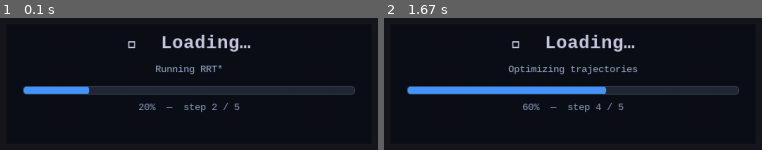
Above: before the commit, frames 1-2 (left to right).
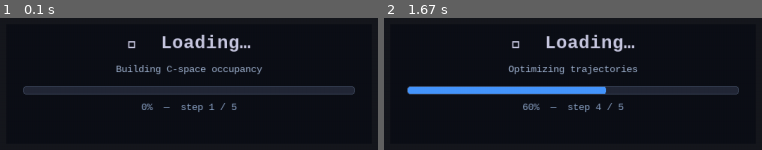
Above: after the commit, the same moments.

Repository: alexandrelheinen/arco
Game: pygame game, started from tools/simulator/main/rr.py
Same seed, same stepped clock (60 frames per second), same inputs: the game is played once before the commit and once after it.
Inputs:
- Up to frame 1 (0.1 s): no input
- Up to frame 2 (1.67 s): tap Space at 0.33 s; hold Space 0.67-1.13 s; hold R 1.17-1.63 s

The runs differ from the first frame. In frame 1, 2.8% of the frame differs, in the area x 6-70%, y 35-72%; in frame 2, nothing differs.

Commit message:
feat: redesign RR scenario — left-to-right with two symmetric boxes, full arm collision check
Agent-Logs-Url: https://github.com/alexandrelheinen/arco/sessions/d7b33176-c2d0-456c-9aa0-70c49efa482d

Co-authored-by: alexandrelheinen <10059686+alexandrelheinen@users.noreply.github.com>

Diff:
--- a/tools/config/rr.yml
+++ b/tools/config/rr.yml
@@ -5,25 +5,31 @@
 #   l2 = 0.8 m (second link — slightly shorter)
 #   Workspace annulus: [0.2, 1.8] m
 #
-# One rectangular obstacle at x=[0.2, 0.9], y=[0.1, 0.6] forces the
-# arm to route around it.
+# Scenario: arm crosses from the lower-left (-1.2, -0.8) to the upper-right
+# (1.4, 0.5).  Two smaller boxes — one on each side of the workspace —
+# block the natural horizontal corridor (y ∈ [0.1, 0.6]) so the arm must
+# arc through the lower half of the workspace.  Both arm links are checked
+# against every obstacle, so neither link may touch any box.
 #
-# Start end-effector position: (0.2, -1.5) — lower-left of workspace
-# Goal  end-effector position: (1.4,  0.5) — right of workspace
+#   Box 1 (right): x ∈ [0.2, 0.9], y ∈ [0.1, 0.6]
+#   Box 2 (left):  x ∈ [-0.9, -0.2], y ∈ [0.1, 0.6]  (mirror of box 1)
 #
 # Planning is done in joint space (theta1, theta2).  Obstacle checking
-# converts each (q1, q2) sample to Cartesian and tests arm-segment /
-# rectangle intersection to build the C-space occupancy map.
+# converts each (q1, q2) sample to Cartesian and tests both arm-link
+# segments against all obstacle rectangles to build the C-space map.
 
 l1: 1.0
 l2: 0.8
 
-# Rectangular obstacle [x_min, y_min, x_max, y_max] in metres.
-obstacle: [0.2, 0.1, 0.9, 0.6]
+# Rectangular obstacles [[x_min, y_min, x_max, y_max], ...] in metres.
+# Both arm links are checked against every obstacle.
+obstacles:
+  - [0.2, 0.1, 0.9, 0.6]    # right-side box
+  - [-0.9, 0.1, -0.2, 0.6]  # left-side box (mirror)
 
 # End-effector Cartesian start / goal used for IK to get joint config.
-start_xy: [0.2, -1.5]
-goal_xy:  [1.4,  0.5]
+start_xy: [-1.2, -0.8]   # lower-left
+goal_xy:  [1.4,   0.5]   # upper-right
 
 # Joint-space bounds [theta_min, theta_max] in radians for each joint.
 bounds: [[-3.14159, 3.14159], [-3.14159, 3.14159]]
--- a/tools/examples/rr_planning.py
+++ b/tools/examples/rr_planning.py
@@ -43,9 +43,8 @@
 import numpy as np
 from logging_config import configure_logging
 from scenes.rr import (
-    _arm_collides,
-    _segment_intersects_rect,
     build_cspace_occupancy,
+    pick_collision_free_ik,
 )
 
 from arco.kinematics import RRRobot
@@ -160,24 +159,24 @@
 
     # --- Setup -----------------------------------------------------------
     robot = RRRobot(l1=float(_cfg["l1"]), l2=float(_cfg["l2"]))
-    obstacle: list[float] = [float(v) for v in _cfg["obstacle"]]
+    obstacles: list[list[float]] = [
+        [float(v) for v in obs] for obs in _cfg["obstacles"]
+    ]
     bounds = [tuple(b) for b in _cfg["bounds"]]
     clearance = float(_cfg["obstacle_clearance"])
 
     start_xy = [float(v) for v in _cfg["start_xy"]]
     goal_xy = [float(v) for v in _cfg["goal_xy"]]
 
-    ik_start = robot.inverse_kinematics(start_xy[0], start_xy[1])
-    start_q = np.array(ik_start[0] if ik_start else [-2.2, 1.8])
-    ik_goal = robot.inverse_kinematics(goal_xy[0], goal_xy[1])
-    goal_q = np.array(ik_goal[0] if ik_goal else [1.0, -1.6])
+    start_q = pick_collision_free_ik(robot, start_xy, obstacles, [-2.2, 1.8])
+    goal_q = pick_collision_free_ik(robot, goal_xy, obstacles, [1.0, -1.6])
 
     logger.info("Start joint config: (%.3f, %.3f)", start_q[0], start_q[1])
     logger.info("Goal  joint config: (%.3f, %.3f)", goal_q[0], goal_q[1])
 
     # --- Occupancy map ---------------------------------------------------
     logger.info("Building C-space occupancy map …")
-    occ, collision_pts = build_cspace_occupancy(robot, obstacle, clearance)
+    occ, collision_pts = build_cspace_occupancy(robot, obstacles, clearance)
 
     # --- RRT* ------------------------------------------------------------
     rrt = RRTPlanner(
@@ -285,13 +284,12 @@
     inner_x = r_min * np.cos(theta_range)
     inner_y = r_min * np.sin(theta_range)
 
-    obs_xmin, obs_ymin, obs_xmax, obs_ymax = obstacle
-
-    def _obs_patch() -> mpatches.Rectangle:
+    def _obs_patch(obs: list[float]) -> mpatches.Rectangle:
+        xmin, ymin, xmax, ymax = obs
         return mpatches.Rectangle(
-            (obs_xmin, obs_ymin),
-            obs_xmax - obs_xmin,
-            obs_ymax - obs_ymin,
+            (xmin, ymin),
+            xmax - xmin,
+            ymax - ymin,
             linewidth=1,
             edgecolor="red",
             facecolor="tomato",
@@ -322,7 +320,7 @@
             "RRT* — RR robot Cartesian space",
             rrt_cart,
             rrt_traj_cart,
-            _obs_patch(),
+            [_obs_patch(obs) for obs in obstacles],
             "royalblue",
             rrt_path,
             {
@@ -341,7 +339,7 @@
             "SST — RR robot Cartesian space",
             sst_cart,
             sst_traj_cart,
-            _obs_patch(),
+            [_obs_patch(obs) for obs in obstacles],
             "mediumseagreen",
             sst_path,
             {
@@ -362,7 +360,7 @@
         title,
         cart_path,
         traj_cart,
-        obs_patch,
+        obs_patches,
         color,
         joint_path,
         metrics,
@@ -381,8 +379,9 @@
                 alpha=0.5,
             )
 
-        # Obstacle
-        ax.add_patch(obs_patch)
+        # Obstacles
+        for obs_patch in obs_patches:
+            ax.add_patch(obs_patch)
 
         # Arm at start and goal
         _draw_arm(
--- a/tools/simulator/main/rr.py
+++ b/tools/simulator/main/rr.py
@@ -450,7 +450,7 @@
     glDisable(GL_LIGHTING)
 
     robot = scene.robot
-    obstacle = scene.obstacle
+    obstacles = scene.obstacles
     start_q = scene.start_q
     goal_q = scene.goal_q
     r_min, r_max = robot.workspace_annulus()
@@ -612,7 +612,8 @@
         _set_left_viewport(sw, sh, left_w)
 
         _draw_workspace_annulus(r_min, r_max)
-        _draw_obstacle(obstacle)
+        for obs in obstacles:
+            _draw_obstacle(obs)
 
         # Planned path trace (dim)
         if current_planner == "rrt" and scene.rrt_path:
--- a/tools/simulator/scenes/rr.py
+++ b/tools/simulator/scenes/rr.py
@@ -4,13 +4,15 @@
 then runs both RRT* and SST planners between a start and goal joint
 configuration.
 
-The arm navigates around a rectangular Cartesian obstacle.  Planning is
-performed in joint space (theta1, theta2); resulting paths are converted to
-Cartesian end-effector traces via forward kinematics for visualization.
+The arm navigates around rectangular Cartesian obstacles (one per side).
+Planning is performed in joint space (theta1, theta2); resulting paths are
+converted to Cartesian end-effector traces via forward kinematics for
+visualization.
 
 Module-level helpers :func:`_segment_intersects_rect`, :func:`_arm_collides`,
-and :func:`build_cspace_occupancy` are exported so that
-``tools/examples/rr_planning.py`` can import them without duplication.
+:func:`build_cspace_occupancy`, and :func:`pick_collision_free_ik` are
+exported so that ``tools/examples/rr_planning.py`` can import them without
+duplication.
 """
 
 from __future__ import annotations
@@ -118,24 +120,26 @@
 
 def build_cspace_occupancy(
     robot: Any,
-    obstacle: list[float],
+    obstacles: list[list[float]],
     clearance: float,
     grid_n: int = 120,
 ) -> tuple[Any, list[list[float]]]:
-    """Build a joint-space KDTree occupancy map for the rectangular obstacle.
+    """Build a joint-space KDTree occupancy map for a list of obstacles.
 
     Samples a ``grid_n × grid_n`` grid of joint configurations and marks
-    those whose arm links intersect the Cartesian obstacle rectangle.
-
-    A single dummy point at the origin is injected when no collision
-    configurations are found (e.g. the obstacle is entirely outside the
+    those whose arm links intersect any of the Cartesian obstacle rectangles.
+    Both link segments (shoulder→elbow and elbow→end-effector) are checked
+    against every obstacle, so neither link may touch a box.
+
+    A single dummy point outside the valid joint bounds is injected when no
+    collision configurations are found (e.g. all obstacles are outside the
     workspace), so the KDTree constructor receives a non-empty point cloud.
-    In that degenerate case the planner will still find a path because the
-    clearance distance keeps the dummy point's neighbourhood small.
+    In that degenerate case the planner still finds a path because the
+    clearance keeps the dummy point's influence negligible.
 
     Args:
         robot: An :class:`~arco.kinematics.RRRobot` instance.
-        obstacle: ``[x_min, y_min, x_max, y_max]`` in metres.
+        obstacles: List of obstacles, each ``[x_min, y_min, x_max, y_max]``.
         clearance: KDTree clearance radius in radians.
         grid_n: Number of samples per joint axis (default 120).
 
@@ -150,14 +154,50 @@
     collision_pts: list[list[float]] = []
     for q1v in theta_samples:
         for q2v in theta_samples:
-            if _arm_collides(robot, float(q1v), float(q2v), obstacle):
+            if any(
+                _arm_collides(robot, float(q1v), float(q2v), obs)
+                for obs in obstacles
+            ):
                 collision_pts.append([float(q1v), float(q2v)])
     if not collision_pts:
-        # Obstacle entirely outside workspace — insert a dummy point well
-        # outside the valid joint bounds (±π) so that it never interferes
-        # with real collision checking or planner paths.
+        # All obstacles outside workspace — insert a dummy point well outside
+        # the valid joint bounds (±π) so it never interferes with planning.
         collision_pts = [[math.pi + 1.0, math.pi + 1.0]]
     return KDTreeOccupancy(collision_pts, clearance=clearance), collision_pts
+
+
+def pick_collision_free_ik(
+    robot: Any,
+    xy: list[float],
+    obstacles: list[list[float]],
+    fallback: list[float],
+) -> Any:
+    """Return the first collision-free IK solution for target position *xy*.
+
+    Iterates through all IK solutions and returns the joint configuration
+    of the first one whose arm links do not intersect any obstacle.  If no
+    collision-free solution exists (degenerate case) the first available
+    solution is returned unchanged.
+
+    Args:
+        robot: An :class:`~arco.kinematics.RRRobot` instance.
+        xy: Target end-effector position ``[x, y]`` in metres.
+        obstacles: List of obstacles, each ``[x_min, y_min, x_max, y_max]``.
+        fallback: Default ``[q1, q2]`` used when IK returns no solutions at
+            all (i.e. the target is outside the reachable workspace).
+
+    Returns:
+        A ``numpy.ndarray`` of shape ``(2,)`` with the joint angles
+        ``[q1, q2]`` in radians.
+    """
+    import numpy as np
+
+    solutions = robot.inverse_kinematics(xy[0], xy[1])
+    for sol in solutions:
+        q1, q2 = sol
+        if not any(_arm_collides(robot, q1, q2, obs) for obs in obstacles):
+            return np.array([q1, q2])
+    return np.array(solutions[0]) if solutions else np.array(fallback)
 
 
 # ---------------------------------------------------------------------------
@@ -168,9 +208,10 @@
 class RRScene:
     """2-D revolute-revolute arm planning scene.
 
-    Builds a joint-space KDTree occupancy map from a Cartesian rectangular
-    obstacle, then runs both RRT* and SST planners between start and goal
-    joint configurations.
+    Builds a joint-space KDTree occupancy map from a list of Cartesian
+    rectangular obstacles, then runs both RRT* and SST planners between
+    start and goal joint configurations.  Both arm links are checked against
+    every obstacle.
 
     Args:
         cfg: Configuration dict loaded from ``tools/config/rr.yml``.
@@ -179,7 +220,7 @@
     def __init__(self, cfg: dict[str, Any]) -> None:
         self._cfg = cfg
         self._robot: Any = None
-        self._obstacle: list[float] = []
+        self._obstacles: list[list[float]] = []
         self._start_q: np.ndarray = np.zeros(2)
         self._goal_q: np.ndarray = np.zeros(2)
         self._rrt_path: list[np.ndarray] | None = None
@@ -226,20 +267,20 @@
         # --- Setup robot -----------------------------------------------
         robot = RRRobot(l1=float(self._cfg["l1"]), l2=float(self._cfg["l2"]))
         self._robot = robot
-        obstacle: list[float] = [float(v) for v in self._cfg["obstacle"]]
-        self._obstacle = obstacle
+        obstacles: list[list[float]] = [
+            [float(v) for v in obs] for obs in self._cfg["obstacles"]
+        ]
+        self._obstacles = obstacles
         bounds = [tuple(b) for b in self._cfg["bounds"]]
 
         start_xy: list[float] = [float(v) for v in self._cfg["start_xy"]]
         goal_xy: list[float] = [float(v) for v in self._cfg["goal_xy"]]
 
-        ik_start = robot.inverse_kinematics(start_xy[0], start_xy[1])
-        self._start_q = (
-            np.array(ik_start[0]) if ik_start else np.array([-2.2, 1.8])
-        )
-        ik_goal = robot.inverse_kinematics(goal_xy[0], goal_xy[1])
-        self._goal_q = (
-            np.array(ik_goal[0]) if ik_goal else np.array([1.0, -1.6])
+        self._start_q = pick_collision_free_ik(
+            robot, start_xy, obstacles, [-2.2, 1.8]
+        )
+        self._goal_q = pick_collision_free_ik(
+            robot, goal_xy, obstacles, [1.0, -1.6]
         )
 
         # --- Build C-space occupancy (uses module-level helpers) -------
@@ -247,7 +288,7 @@
             progress("Building C-space occupancy", 1, _total)
         occ, collision_pts = build_cspace_occupancy(
             robot,
-            obstacle,
+            obstacles,
             clearance=float(self._cfg["obstacle_clearance"]),
         )
         self._collision_pts = collision_pts
@@ -390,9 +431,9 @@
         return self._robot
 
     @property
-    def obstacle(self) -> list[float]:
-        """Rectangular obstacle ``[x_min, y_min, x_max, y_max]``."""
-        return self._obstacle
+    def obstacles(self) -> list[list[float]]:
+        """List of rectangular obstacles ``[[x_min, y_min, x_max, y_max]]``."""
+        return self._obstacles
 
     @property
     def start_q(self) -> np.ndarray:
